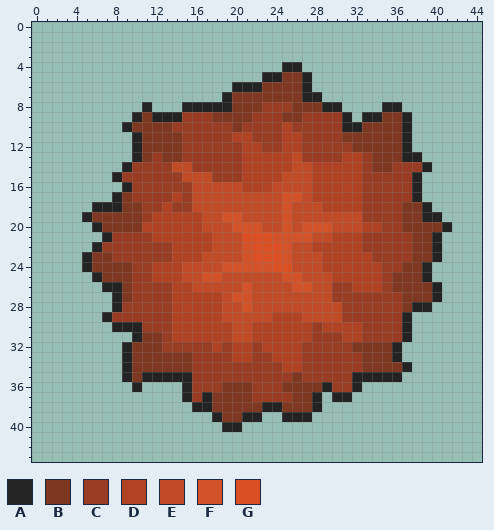
A pixel-art sprite gets an edit: BoteGame/image/obstacle/highlandsTree/2.png. The picture above was drawn from the file before the commit.
The file is 45x44 pixels. Colours within 5 levels of each other are drawn and written as one.
Palette (. is transparent): A #232323  B #7e3821  C #983d23  D #af4324  E #c24b27  F #d2522a  G #da4f23
Pixels before, first column x 5:
 4 ....................AA...............
 5 ..................AABBA..............
 6 ...............AAABBBBA..............
 7 ..............ABBBBBBBAA.............
 8 ......A...AAAAABBBCCCBBBAA....AA.....
 9 .....ABAAACCCBBBBCCCBBCCCCA.AABBA....
10 ....ABBBBCCCCCCBCCCCDCCCCCAABBBBA....
11 .....ABBBBCCCCCDDCCCDDCCCCBBBBBBA....
12 .....ABBBBCCCCCCDDCCDDCCCCCBBBBBA....
13 .....ABCBBCCCCCCDDDDDECCCCDDCBBBAA...
14 ....ACCCCEECCCCCDDDDDEEDDDDDCBBCCCA..
15 ...ACCCCCCEEECCCDDDDEEEDDDDDCCCCCA...
16 ....ACCCCCCEEEEEDDDEEEEDDDDDCCCCCA...
17 ...ABCCCCDCEEEEEEEEEFFEDDDDDCCCCCA...
18 .AAABBCCDCCEEEEEEEEEFEEEDDDDCCCCBBA..
19 ABBBBBCDDDDDEEFFEEEEFEEEEEEECCCCBBAA.
20 .ABBBBDDDDDDEEEFFFEEFEFFFEEEDDCCBBBBA
21 ..ACCCCDDDDDDEEEGGGFFFFEEDDDCCCCCBBA.
22 .ACCCCCCCDDDDEEEFGGGFEEDDDDDCCCCCBBA.
23 ABBCCCCCCDDDEEEEFGGGFEEEDDDDDCCCCBBA.
24 ABBBBCCDDDEEEEFFFFFGGEEEDDDDDDCCBBA..
25 .ABBBCCDDDEEFFEEEEEEFFEEEDDDDDCBBBA..
26 ..AABCCCCDDEEEEEFEEEEFFEECCDDDCBBBBA.
27 ...ABCCCCDDDDDEFFEEEEEEEECCCCCCCBBBA.
28 ...ACCCCCDDDDDEEFEEEEEEEEECCCCCCBAA..
29 ..ACCCCCCDDDDDEEEEEDDDEEEECCCCCCA....
30 ...AAACCCDDDDDDEEDDDDDDCDDDDCCCCA....
31 .....ABBCDDDDDDEEDDDDDDCCCDDCCCCA....
32 ....ABBBCCCCCDCDDCDDDDCCCCCBBBBA.....
33 ....ABBBBBBCCCCDDCCDDDCCCCCCBBBA.....
34 ....ABBBBBBCCCCCCCCCDDCCCCCCBBBBA....
35 ....ABAAAAACCCCCCCCCCBCCCCCAAAAA.....
36 .....A....ACCCBBBCCCBBBBACCA.........
37 ..........ACABBBBCCCCBBA.AA..........
38 ...........AABBBBBAABBBA.............
39 .............ABBAA..AAA..............
40 ..............AA.....................
Now the later version:
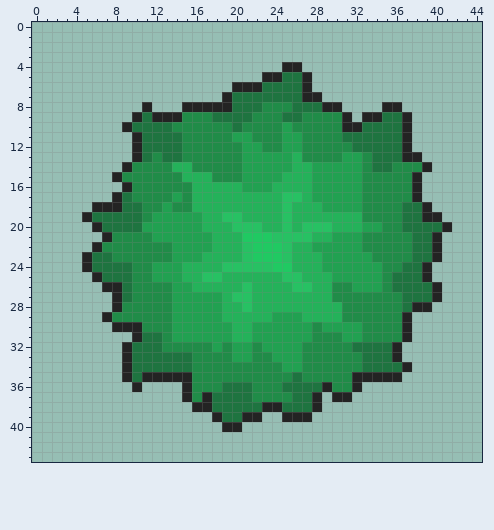
The exact change:
colour B: #7e3821 -> #1e7440
colour C: #983d23 -> #208c48
colour D: #af4324 -> #21a151
colour E: #c24b27 -> #24b25a
colour F: #d2522a -> #27c163
colour G: #da4f23 -> #20c962
Changed places in both pictures, as pixel boxes (x1, y1, x2, y2):
changed: (92, 72, 442, 422)
